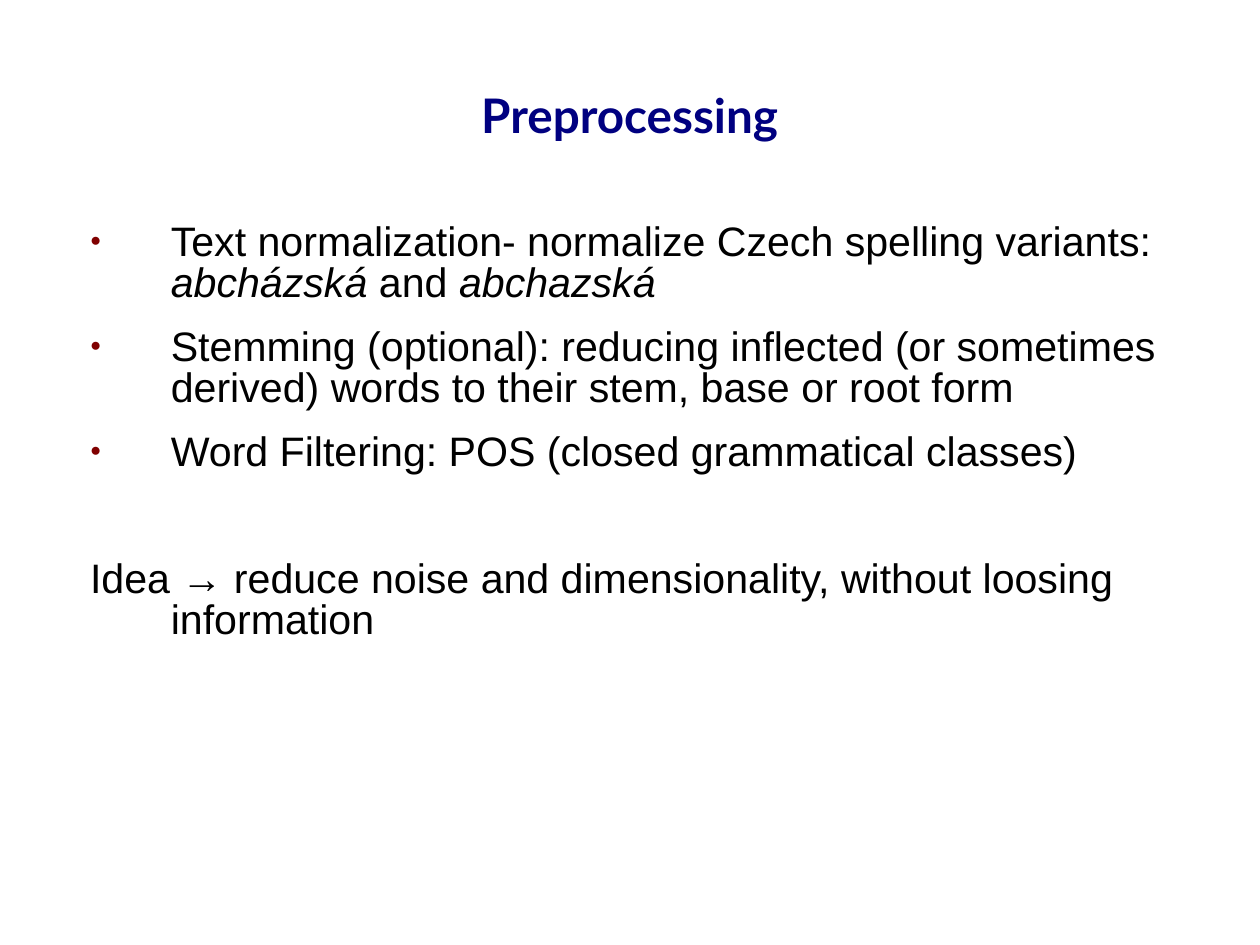
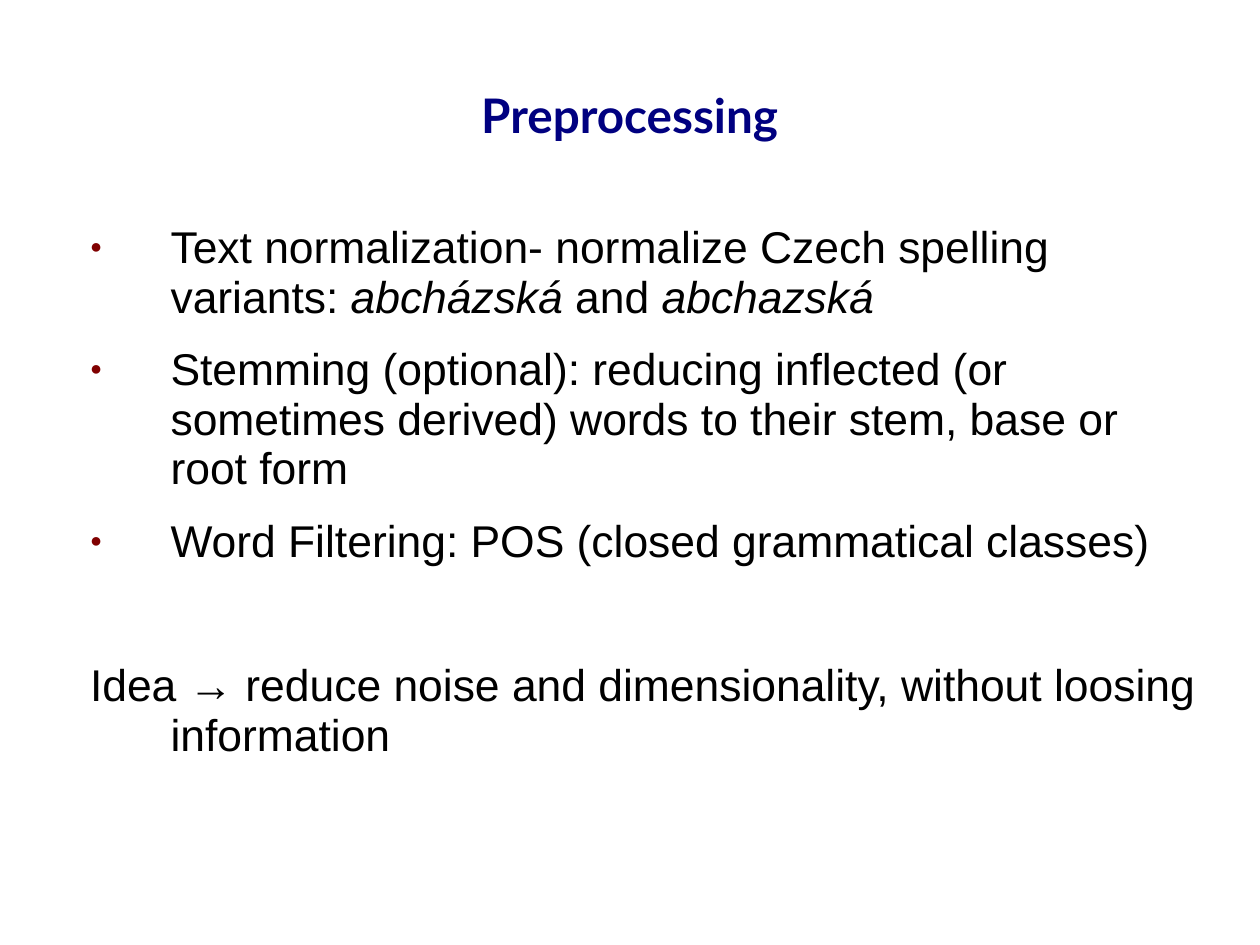
Before and after one commit to prodanovic/WSD-PDT, a slide deck: slide 16 of docs/thesis presentation.ppt (slide 15 before the commit). Drawn at 1260x945 pixels with LibreOffice and Linux fonts; fonts in the diff are those of the drawing; background and template pictures are left out. Boxes give left, top, right and bottom in pixels: in the first picture for what was removed or moved away, otherwise in the second. Text is boxed around its words. In the diff, an @@ line names an element or a change of style, - is before the commit and + after.

```diff
--- a/docs/thesis presentation.ppt
+++ b/docs/thesis presentation.ppt
@@ text "Text normalization- normalize Czech spelling ..." at bbox=[90, 230, 1195, 752]: size 25.9 to 28 pt; indent changed; line spacing 0.83 to 0.93 @@
```
Also in this commit, not shown: 26 other slides changed, 1 slide added, 4 other files.
